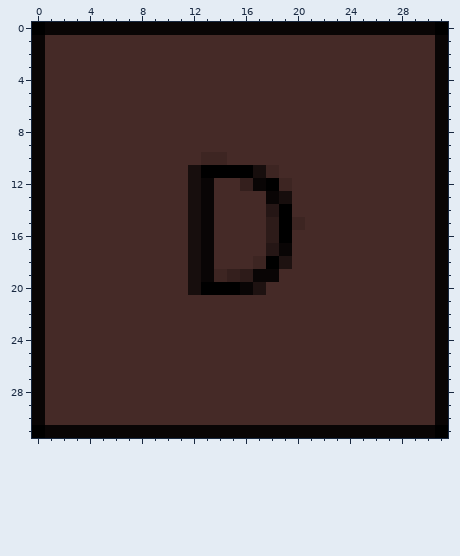
Pixel-art sprite, stored at src/main/resources/textures/door-0.png. The picture above is the old version.
The file is 32x32 pixels. Colours within 5 levels of each other are drawn and written as one.
The same view after the edit:
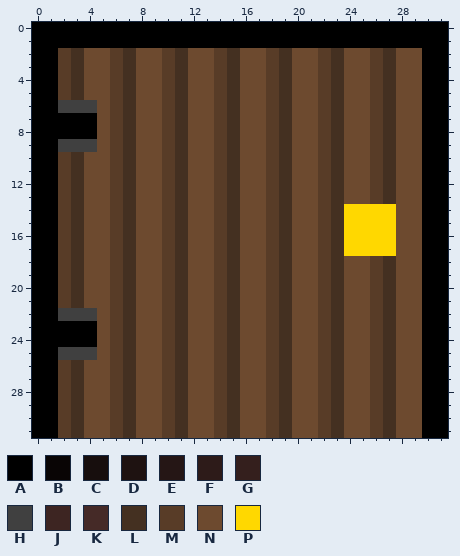
Palette (. is transparent): A #000000  B #090505  C #170e0d  D #1e1211  E #251615  F #2d1b19  G #341f1d  H #404040  J #3d2522  K #452a27  L #443021  M #583c27  N #6d4a2f  P #ffd800
From old to new:
Changed rows in their new state; - is an unchanged pixel.
first column x 0:
 0 -AAAAAAAAAAAAAAAAAAAAAAAAAAAAAA-
 1 AAAAAAAAAAAAAAAAAAAAAAAAAAAAAAAA
 2 AAMLNNMLNNMLNNMLNNMLNNMLNNMLNNAA
 3 AAMLNNMLNNMLNNMLNNMLNNMLNNMLNNAA
 4 AAMLNNMLNNMLNNMLNNMLNNMLNNMLNNAA
 5 AAMLNNMLNNMLNNMLNNMLNNMLNNMLNNAA
 6 AAHHHNMLNNMLNNMLNNMLNNMLNNMLNNAA
 7 AAAAANMLNNMLNNMLNNMLNNMLNNMLNNAA
 8 AAAAANMLNNMLNNMLNNMLNNMLNNMLNNAA
 9 AAHHHNMLNNMLNNMLNNMLNNMLNNMLNNAA
10 AAMLNNMLNNMLNNMLNNMLNNMLNNMLNNAA
11 AAMLNNMLNNMLNNMLNNMLNNMLNNMLNNAA
12 AAMLNNMLNNMLNNMLNNMLNNMLNNMLNNAA
13 AAMLNNMLNNMLNNMLNNMLNNMLNNMLNNAA
14 AAMLNNMLNNMLNNMLNNMLNNMLPPPPNNAA
15 AAMLNNMLNNMLNNMLNNMLNNMLPPPPNNAA
16 AAMLNNMLNNMLNNMLNNMLNNMLPPPPNNAA
17 AAMLNNMLNNMLNNMLNNMLNNMLPPPPNNAA
18 AAMLNNMLNNMLNNMLNNMLNNMLNNMLNNAA
19 AAMLNNMLNNMLNNMLNNMLNNMLNNMLNNAA
20 AAMLNNMLNNMLNNMLNNMLNNMLNNMLNNAA
21 AAMLNNMLNNMLNNMLNNMLNNMLNNMLNNAA
22 AAHHHNMLNNMLNNMLNNMLNNMLNNMLNNAA
23 AAAAANMLNNMLNNMLNNMLNNMLNNMLNNAA
24 AAAAANMLNNMLNNMLNNMLNNMLNNMLNNAA
25 AAHHHNMLNNMLNNMLNNMLNNMLNNMLNNAA
26 AAMLNNMLNNMLNNMLNNMLNNMLNNMLNNAA
27 AAMLNNMLNNMLNNMLNNMLNNMLNNMLNNAA
28 AAMLNNMLNNMLNNMLNNMLNNMLNNMLNNAA
29 AAMLNNMLNNMLNNMLNNMLNNMLNNMLNNAA
30 AAMLNNMLNNMLNNMLNNMLNNMLNNMLNNAA
31 -AMLNNMLNNMLNNMLNNMLNNMLNNMLNNA-
Pixel boxes of the changes (left, top, right, bottom) in both pictures:
changed: (32, 22, 448, 438)
